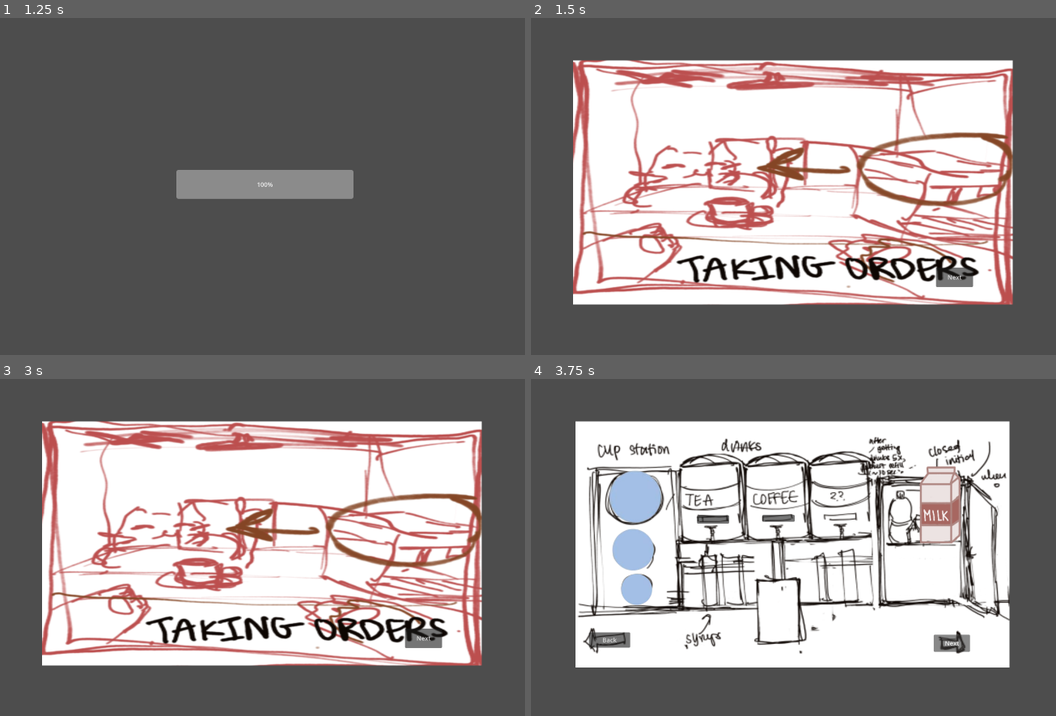
Above: before the commit, frames 1-4 (two rows, left to right).
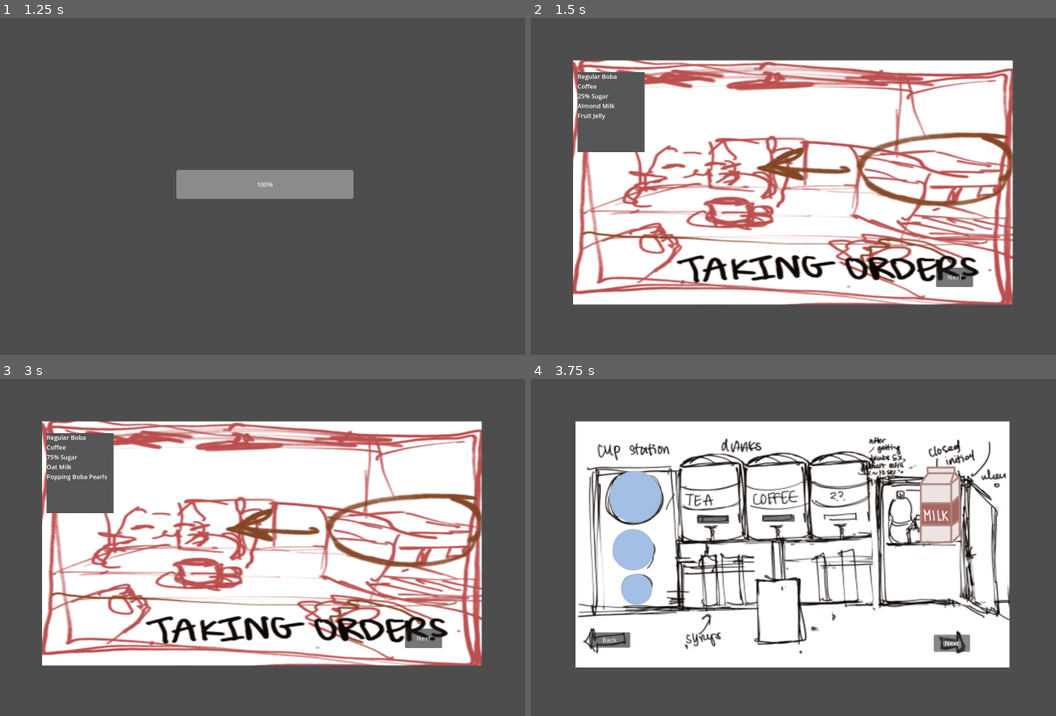
Above: after the commit, the same moments.

Repository: Lyra126/boba-cat
Game: Godot game, scene res://scenes/start_screen/main_scene.tscn
Same seed, same stepped clock (60 frames per second), same inputs: the game is played once before the commit and once after it.
Inputs (mouse positions are in pixels of both pictures, inside the frame that each line leads up to):
- Up to frame 1 (1.25 s): click (162, 264) at 0.5 s
- Up to frame 2 (1.5 s): tap Enter at 1.25 s; move the mouse to (940, 166) at 1.27 s; press the mouse at (940, 166) at 1.28 s
- Up to frame 3 (3 s): release the mouse at (409, 527) at 2 s; click "Next" at 2 s; click "Back" at 2.75 s
- Up to frame 4 (3.75 s): click "Next" at 3.5 s

Frame 1 is identical in both runs. In frame 2, 3.1% of the frame differs, in the area x 8-22%, y 16-40%; in frame 3, 3.1%; in frame 4, nothing differs.

Commit message:
added order

Diff:
--- /dev/null
+++ b/scenes/OrderForm/OrderForm.gd
@@ -0,0 +1,34 @@
+extends Node2D
+
+var boba_options = ["Regular Boba"]
+var drink_options = ["Tea", "Coffee", "Juice"]
+var syrup_options = ["25% Sugar", "50% Sugar", "75% Sugar"]
+var milk_options = ["Oat Milk", "Almond Milk", "Regular Milk"]
+var topping_options = ["Popping Boba Pearls", "Dalgona Chunks", "Fruit Jelly"]
+var order = []
+
+var prevOrderFinished = false
+
+# Called when the node enters the scene tree for the first time.
+func _ready():
+	generate_order()
+	showOrder()
+
+
+func generate_order():
+	var boba = boba_options[randi() % boba_options.size()]
+	var drink = drink_options[randi() % drink_options.size()]
+	var syrup = syrup_options[randi() % syrup_options.size()]
+	var milk = milk_options[randi() % milk_options.size()]
+	var topping = topping_options[randi() % topping_options.size()]
+
+	order = [boba, drink, syrup, milk, topping]
+	# Print the order (you can replace this with your order processing logic)
+	print("Customer ordered:", boba, drink, syrup, milk, "with", topping)
+
+func showOrder():
+	var orderText = ""
+	for item in order:
+		orderText += str(item) + "\n"
+	print(orderText)
+	$Label.set_text(orderText)
--- /dev/null
+++ b/scenes/OrderForm/OrderForm.tscn
@@ -0,0 +1,21 @@
+[gd_scene load_steps=2 format=3 uid="uid://bk2yy2qaah4pg"]
+
+[ext_resource type="Script" path="res://scenes/OrderForm/OrderForm.gd" id="1_yiyrc"]
+
+[node name="OrderForm" type="Node2D"]
+script = ExtResource("1_yiyrc")
+
+[node name="ColorRect" type="ColorRect" parent="."]
+offset_left = -281.0
+offset_top = -209.0
+offset_right = -105.0
+offset_bottom = 1.0
+color = Color(0.337255, 0.337255, 0.337255, 1)
+
+[node name="Label" type="Label" parent="."]
+offset_left = -281.0
+offset_top = -209.0
+offset_right = -106.0
+offset_bottom = -2.0
+
+[node name="Camera2D" type="Camera2D" parent="."]
--- a/scenes/customer_line/customer_line.gd
+++ b/scenes/customer_line/customer_line.gd
@@ -1,9 +1,19 @@
 extends Node2D
 
+var OrderForm
 
 # Called when the node enters the scene tree for the first time.
 func _ready():
 	$Next.pressed.connect(self._on_next_pressed)
+	OrderForm = preload("res://scenes/OrderForm/OrderForm.tscn").instantiate()
+	add_child(OrderForm)
+	showOrder()
+
+func showOrder():
+	OrderForm.show()
+
+func hideOrder():
+	OrderForm.hide()
 
 
 # Called every frame. 'delta' is the elapsed time since the previous frame.
